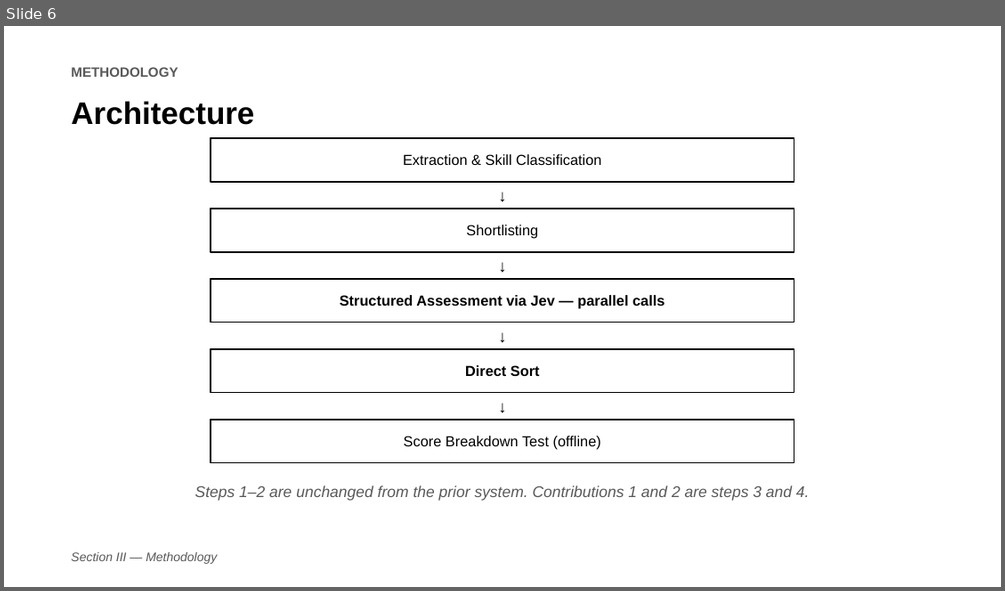
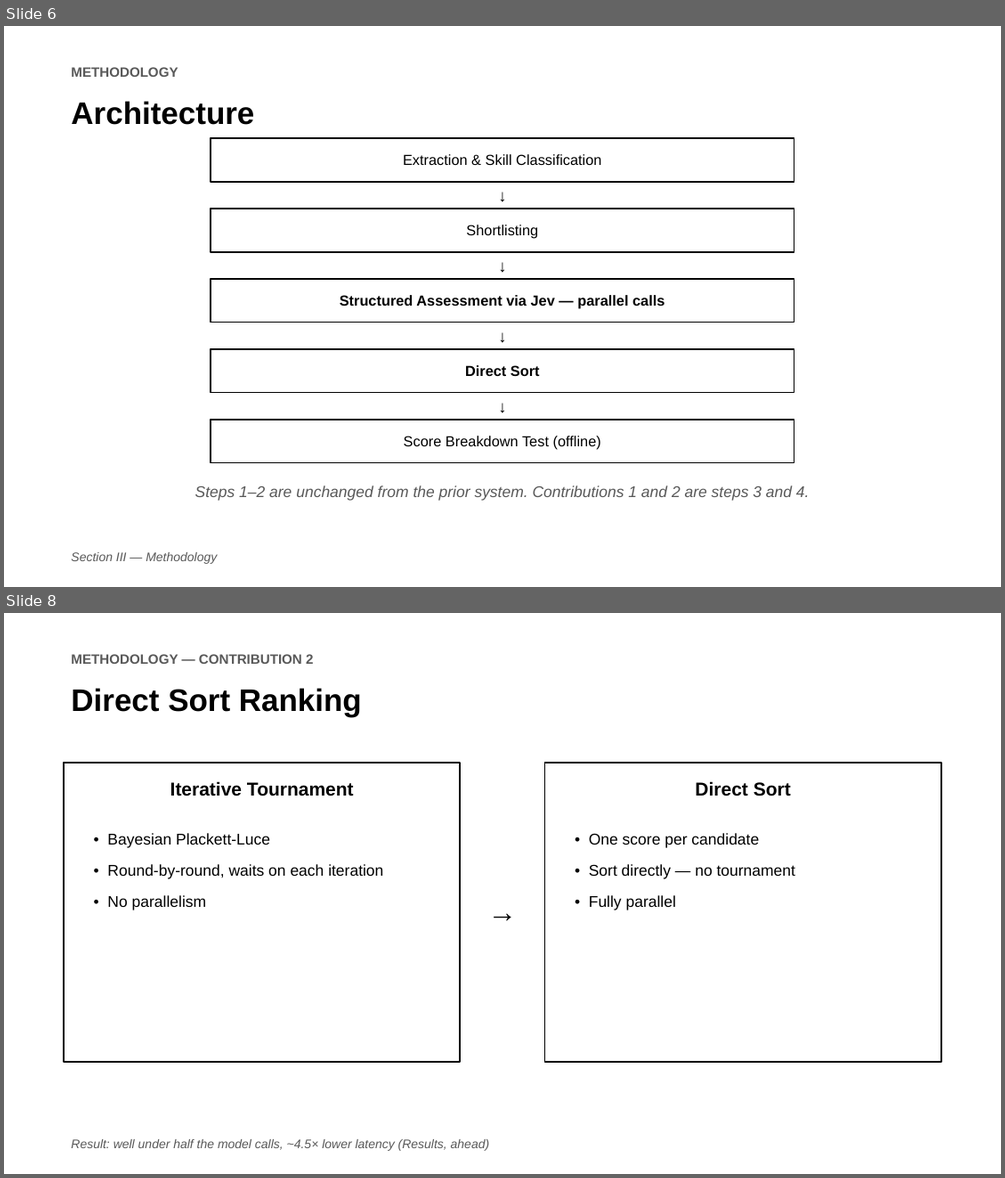
Before and after one commit to jessieangelicauni/hire-rank, a slide deck: docs/presentation/icaides2026_jev.pptx. Shown one above the other, each under a label of ours: slide 6 before the commit, slides 6 and 8 after it; the slides between them are not shown. The pictures are 1005x591 and 1005x1178 pixels, drawn with LibreOffice and Linux fonts; fonts in the diff are those of the drawing. Boxes give left, top, right and bottom in pixels: in the first picture for what was removed or moved away, otherwise in the second. Text is boxed around its words. In the diff, an @@ line names an element or a change of style, - is before the commit and + after.

```diff
--- a/docs/presentation/icaides2026_jev.pptx
+++ b/docs/presentation/icaides2026_jev.pptx
@@ slide 8 added at [4, 613, 1001, 1174], background #FFFFFF @@
@@ text added at [71, 654, 313, 664], 13 pt, text #595959, bold @@
+METHODOLOGY — CONTRIBUTION 2
@@ text added at [71, 688, 362, 717], 30 pt, text #000000, bold @@
+Direct Sort Ranking
@@ rectangle added at [64, 763, 461, 1062], outline #000000 1.5 pt @@
@@ rectangle added at [544, 763, 941, 1062], outline #000000 1.5 pt @@
@@ text added at [170, 781, 354, 796], 18 pt, text #000000, bold @@
+Iterative Tournament
@@ text added at [695, 781, 791, 796], 18 pt, text #000000, bold @@
+Direct Sort
@@ text added at [107, 833, 383, 910], 15 pt, text #000000 @@
+• Bayesian Plackett-Luce
+• Round-by-round, waits on each iteration
+• No parallelism
@@ text added at [589, 833, 795, 910], 15 pt, text #000000 @@
+• One score per candidate
+• Sort directly — no tournament
+• Fully parallel
@@ text added at [461, 890, 544, 934], 28 pt, text #000000 @@
+→
@@ text added at [71, 1139, 490, 1151], 12 pt, text #595959, italic @@
+Result: well under half the model calls, ~4.5× lower latency (Results, ahead)
```
Also in this commit, not shown: 2 other slides added, 1 other file.
